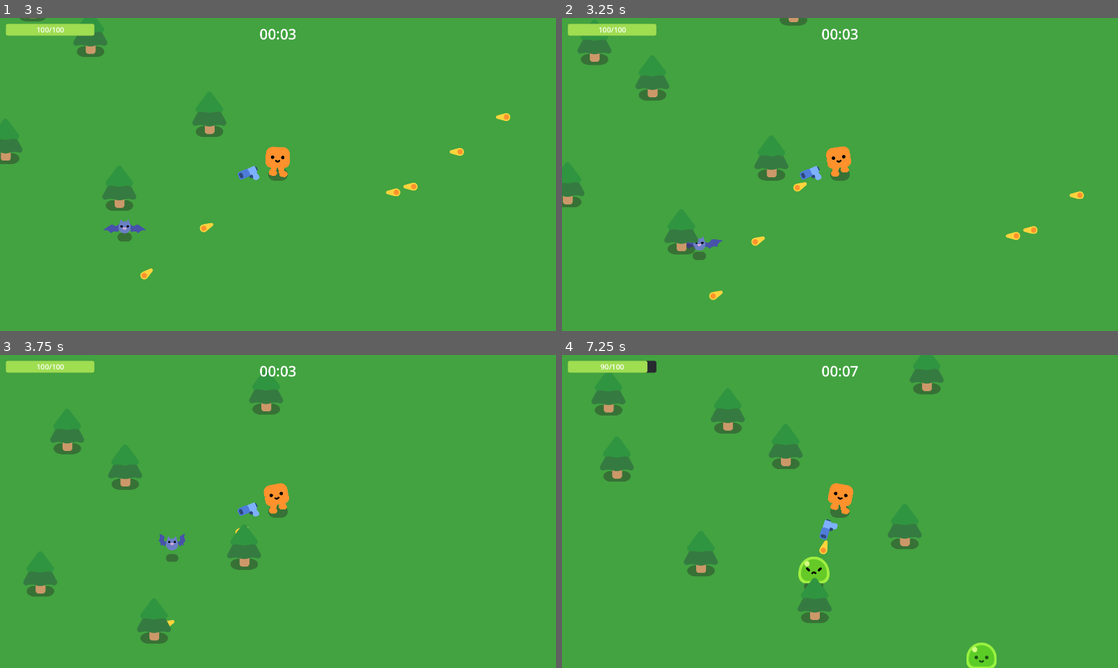
Above: before the commit, frames 1-4 (two rows, left to right).
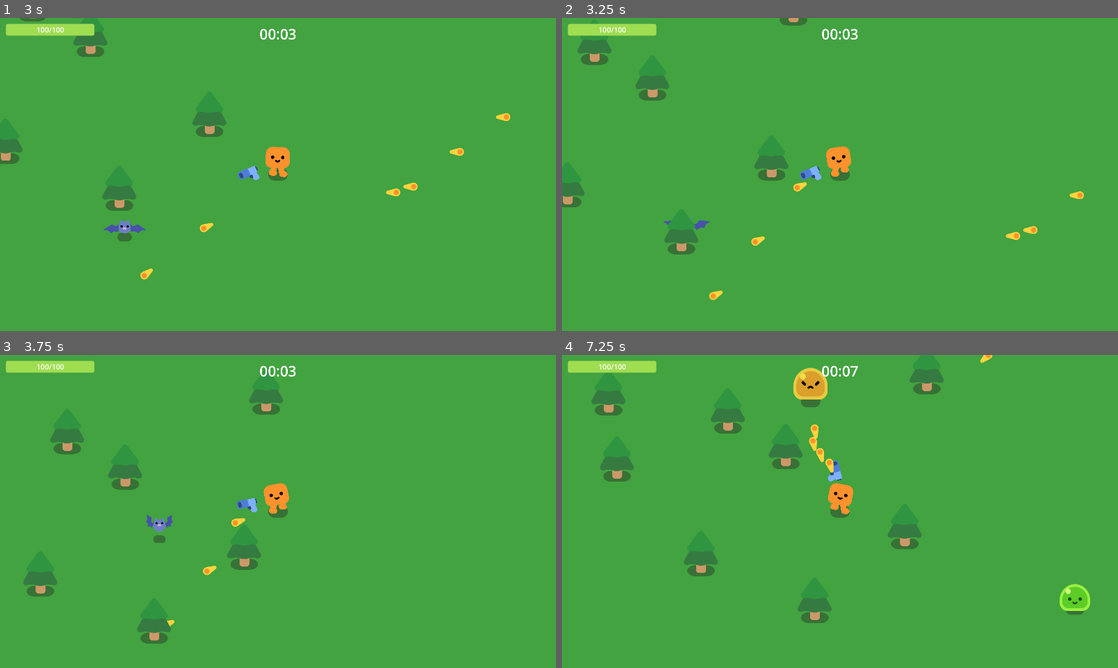
Above: after the commit, the same moments.

Repository: Gatreh/vampire-survivors-clone
Game: Godot game, scene res://Game.tscn
Two runs of this game, one before a commit and one after it. Both use one fixed random seed, a clock stepped at 60 frames per second and the inputs below.
Inputs:
- Up to frame 1 (3 s): tap Enter at 0.5 s; hold D (move_right) 0.53-1.28 s; hold S (move_down) 1.28-2.03 s; hold D (move_right) 2.03-2.78 s; hold W (move_up) from 2.78 s (still down)
- Up to frame 2 (3.25 s): keep holding W (move_up)
- Up to frame 3 (3.75 s): release W (move_up) at 3.53 s; hold A (move_left) from 3.53 s (still down)
- Up to frame 4 (7.25 s): release A (move_left) at 5.03 s; hold S (move_down) 5.03-5.78 s; hold D (move_right) 5.78-6.53 s; hold W (move_up) from 6.53 s (still down)

Frame 1 is identical in both runs. In frame 2, 0.3% of the frame differs, in the area x 18-29%, y 63-78%; in frame 3, 0.6%; in frame 4, 2.4%, in the area x 6-95%, y 0-100%.

Commit message:
Changed tree layer and player/mob masks for collision. changed so collision with trees is removed when mobs are moving a single direction. implemented moving towards middle. Moved creation of direction to the movement variables to be able to do moving towards middle at spawn properly.

Diff:
--- a/Bat_Mob.tscn
+++ b/Bat_Mob.tscn
@@ -8,6 +8,7 @@
 
 [node name="BatMob" type="CharacterBody2D"]
 collision_layer = 2
+collision_mask = 5
 platform_floor_layers = 4294967040
 script = ExtResource("1_aa0e3")
 
--- a/Game.gd
+++ b/Game.gd
@@ -33,6 +33,7 @@
 		new_mob.STATS.HEALTH = 15
 		new_mob.STATS.SPEED = 300
 		new_mob.STATS.DAMAGE = 5
+		new_mob.movement = new_mob.DIRECTION.UP
 	elif mob == BAT:
 		new_mob.mobName = "Bat"
 		new_mob.STATS.HEALTH = 5
--- a/Mob_Behavior.gd
+++ b/Mob_Behavior.gd
@@ -7,6 +7,7 @@
 const DEATH_SCENE = preload("res://smoke_explosion/smoke_explosion.tscn")
 
 var movement = 0
+var direction = Vector2(0,0)
 enum DIRECTION {PLAYER, MIDDLE, HOVER, UP, RIGHT, DOWN, LEFT}
 const MOVEMENT_DIRECTION = {
 	DIRECTION.UP: Vector2(0, -1),
@@ -18,7 +19,6 @@
 var mobName = ""
 var STATS = {
 	"HEALTH" : 0,
-	"RESISTANCE": 0,
 	"SPEED": 0,
 	"DAMAGE": 0,
 	"RANGE": 0,
@@ -37,15 +37,17 @@
 func Move():
 	if STATS.SPEED == 0:
 		pass
-	var direction
 	match movement:
 		DIRECTION.PLAYER:
 			direction = global_position.direction_to(player.global_position)
 		DIRECTION.MIDDLE:
-			pass #TODO Implement moving towards middle
+			if direction == Vector2(0,0):
+				direction = global_position.direction_to(player.global_position)
 		DIRECTION.HOVER:
 			pass #TODO Implement hovering in a circle around the player
 		_:
+			if get_collision_mask_value(3):
+				set_collision_mask_value(3, false)
 			direction = MOVEMENT_DIRECTION[movement]
 	velocity = direction * STATS.SPEED
 	move_and_slide()
--- a/Player.tscn
+++ b/Player.tscn
@@ -25,6 +25,7 @@
 radius = 37.054
 
 [node name="Player" type="CharacterBody2D"]
+collision_mask = 5
 motion_mode = 1
 wall_min_slide_angle = 0.0
 platform_floor_layers = 4294967040
--- a/Slime_Mob.tscn
+++ b/Slime_Mob.tscn
@@ -8,6 +8,7 @@
 
 [node name="SlimeMob" type="CharacterBody2D"]
 collision_layer = 2
+collision_mask = 5
 platform_floor_layers = 4294967040
 script = ExtResource("1_1kbs2")
 
--- a/Tree.tscn
+++ b/Tree.tscn
@@ -7,6 +7,7 @@
 radius = 17.0294
 
 [node name="Tree" type="StaticBody2D"]
+collision_layer = 4
 
 [node name="GroundShadow" type="Sprite2D" parent="."]
 modulate = Color(0.152941, 0.152941, 0.152941, 0.403922)
